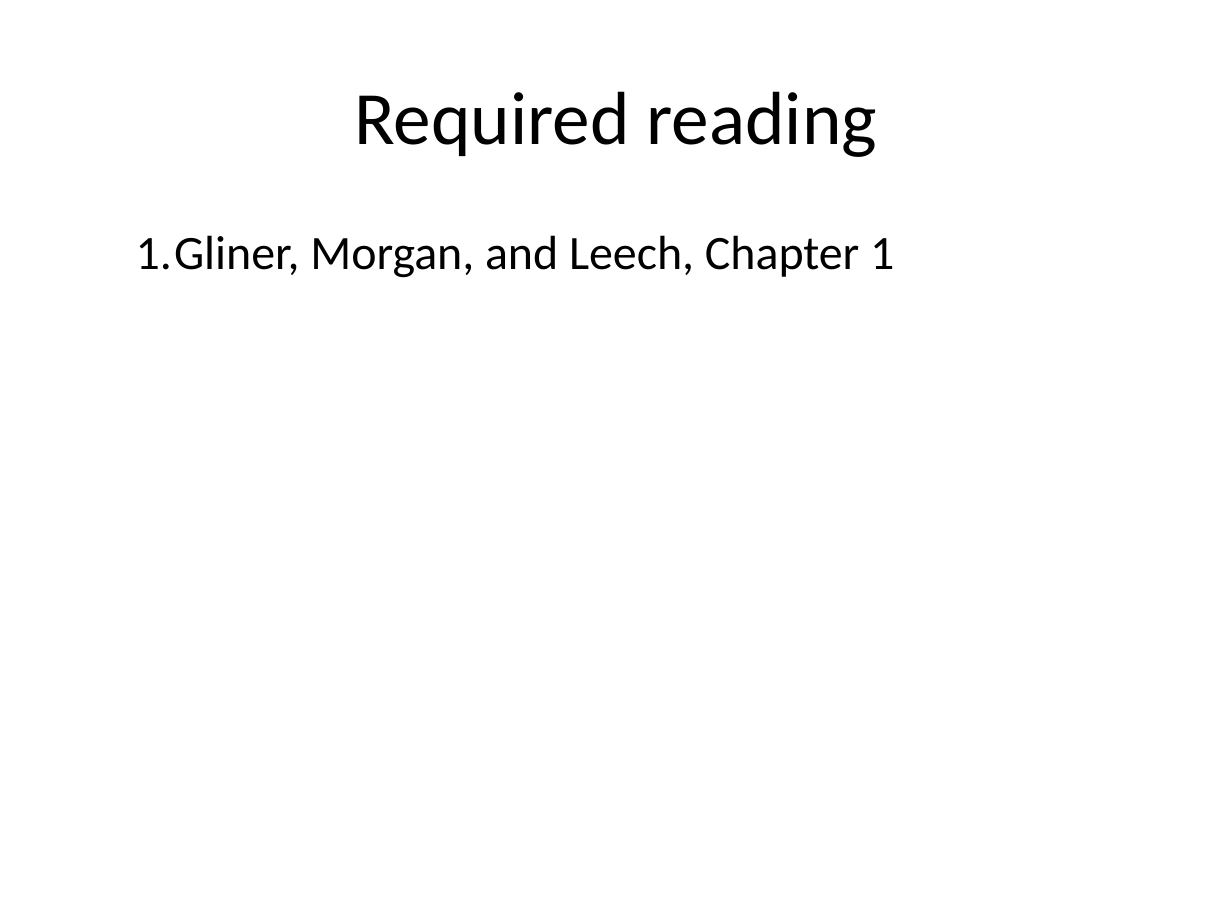
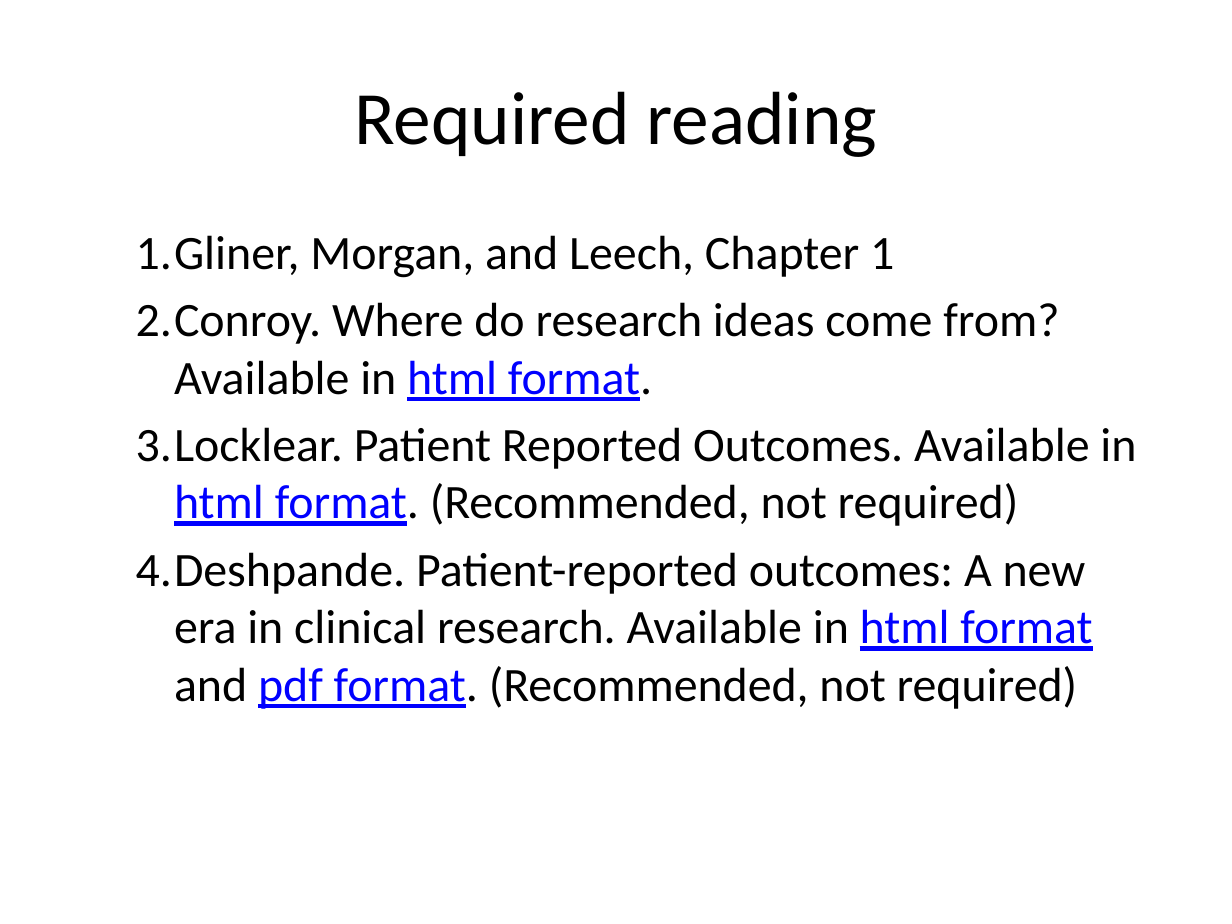
Before and after one commit to classes-medb/5510, a slide deck: slide 3 of src/video-1-introduction.pptx. Drawn at 1232x924 pixels with LibreOffice and Linux fonts; fonts in the diff are those of the drawing. Boxes give left, top, right and bottom in pixels: in the first picture for what was removed or moved away, otherwise in the second. Text is boxed around its words. In the diff, an @@ line names an element or a change of style, - is before the commit and + after.

Commit message:
Started research dichotomies in video-1.

```diff
--- a/src/video-1-introduction.pptx
+++ b/src/video-1-introduction.pptx
@@ text at box(136, 302, 1136, 709): paragraphs added @@
+  2. Conroy. Where do research ideas come from? Available in html format.
+  3. Locklear. Patient Reported Outcomes. Available in html format. (Recommended, not required)
+  4. Deshpande. Patient-reported outcomes: A new era in clinical research. Available in html format and pdf format. (Recommended, not required)
```
Also in this commit, not shown: 9 slides added, 1 slide removed, 3 other files.
